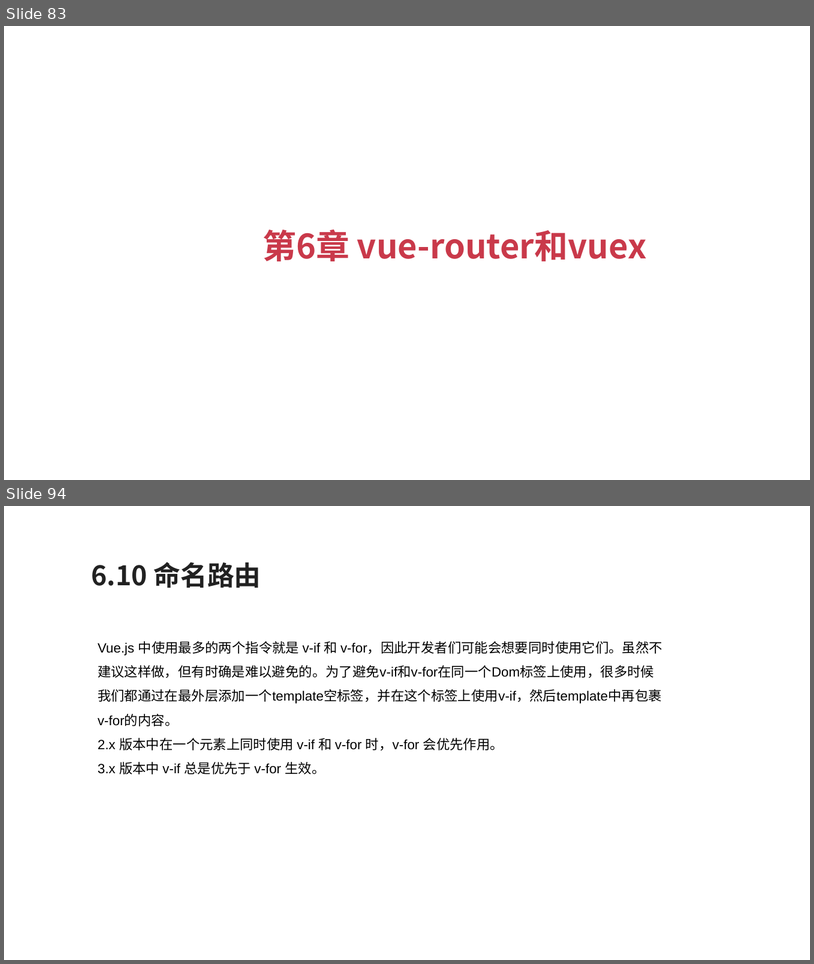
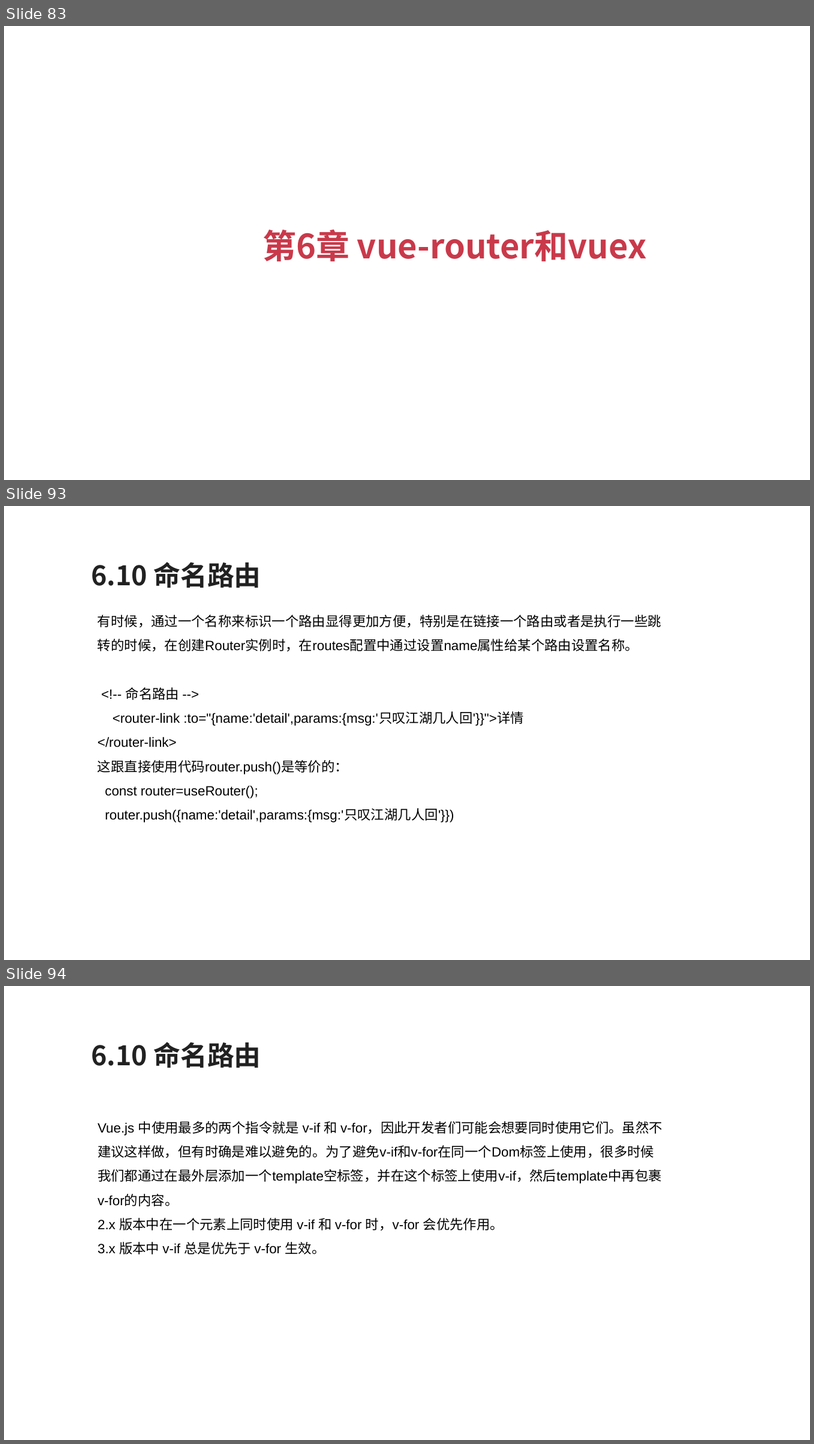
Before and after one commit to zouyujie/vue3_book_codes, a slide deck: Vue3+TypeScript开发指南.pptx. Shown one above the other, each under a label of ours: slides 83 and 94 before the commit, slides 83, 93 and 94 after it; the slides between them are not shown. The pictures are 814x964 and 814x1444 pixels, drawn with LibreOffice and Linux fonts; fonts in the diff are those of the drawing. Boxes give left, top, right and bottom in pixels: in the first picture for what was removed or moved away, otherwise in the second. Text is boxed around its words. In the diff, an @@ line names an element or a change of style, - is before the commit and + after.

```diff
--- a/Vue3+TypeScript开发指南.pptx
+++ b/Vue3+TypeScript开发指南.pptx
@@ slide 93 added at bbox=[4, 506, 810, 960], background #FFFFFF @@
@@ text added at bbox=[92, 562, 261, 588], 24 pt, text #212121, bold @@
+6.10 命名路由
@@ text added at bbox=[98, 615, 662, 822], 12 pt, text #000000 @@
+有时候，通过一个名称来标识一个路由显得更加方便，特别是在链接一个路由或者是执行一些跳转的时候，在创建Router实例时，在routes配置中通过设置name属性给某个路由设置名称。
+<!-- 命名路由 -->
+<router-link :to="{name:'detail',params:{msg:'只叹江湖几人回'}}">详情
+</router-link>
+这跟直接使用代码router.push()是等价的：
+const router=useRouter();
+router.push({name:'detail',params:{msg:'只叹江湖几人回'}})
```
Also in this commit, not shown: 3 slides changed, 49 other slides added, 49 slides removed.
